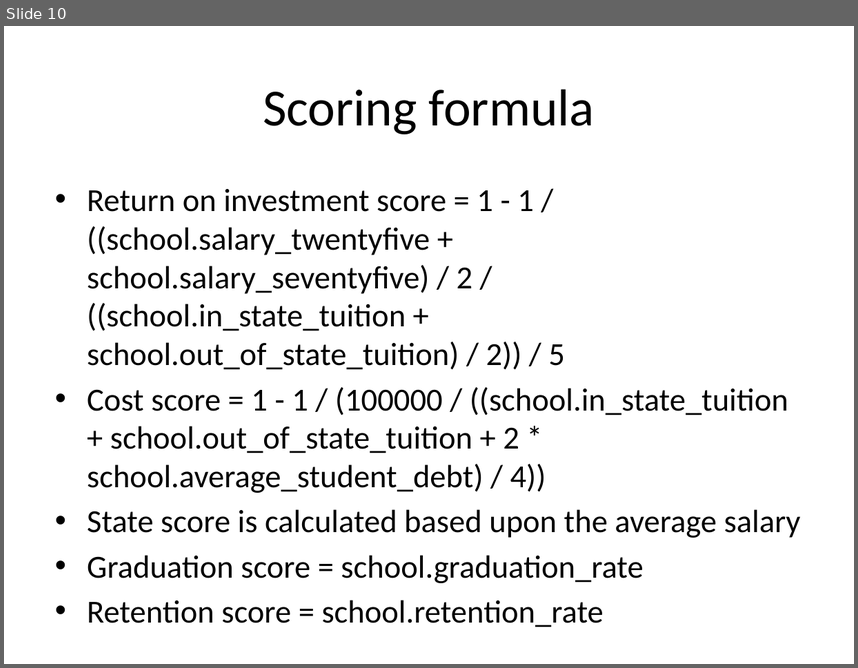
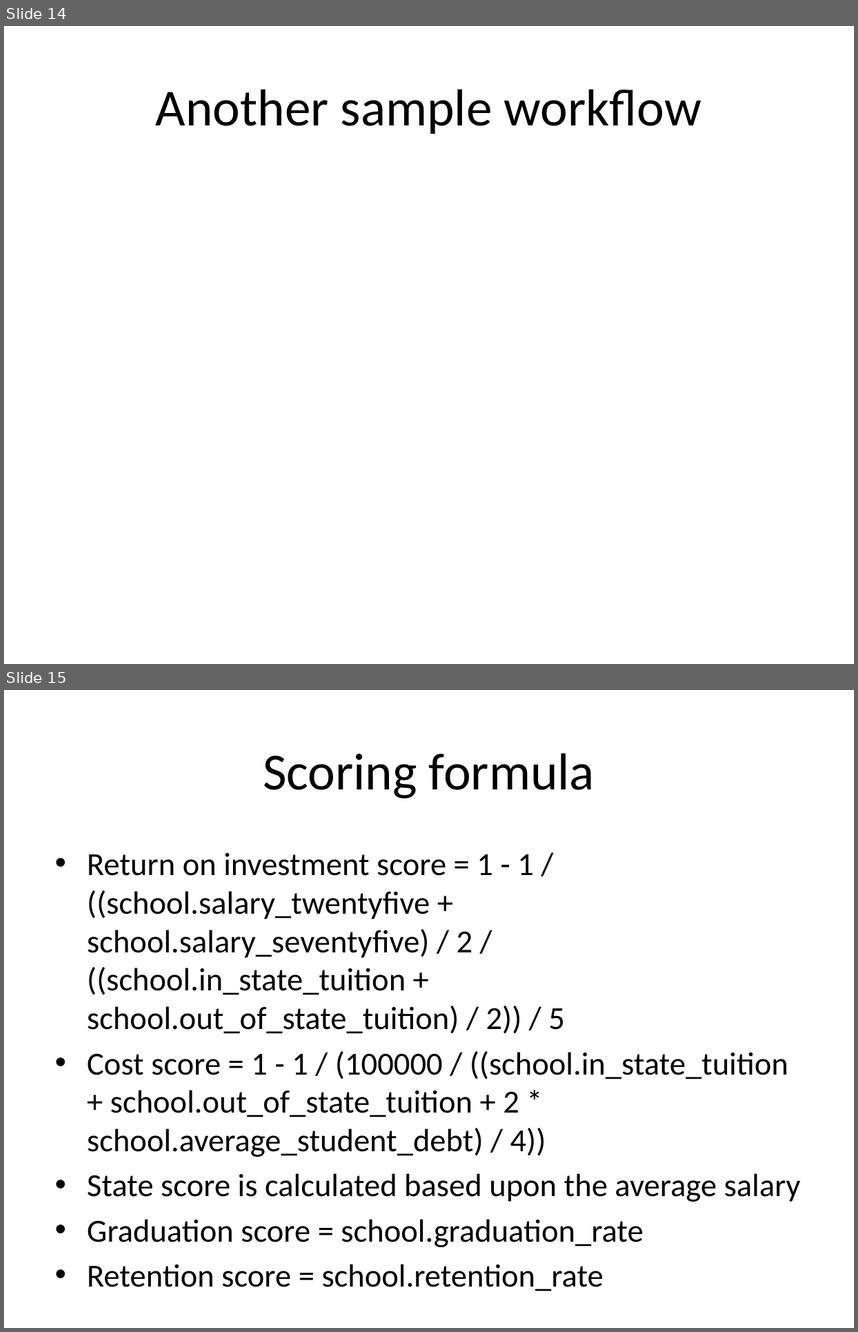
Before and after one commit to vince-xie/College-Costs, a slide deck: DatabasesProject.pptx. Shown one above the other, each under a label of ours: slide 10 before the commit, slides 14 and 15 after it. The pictures are 858x668 and 858x1332 pixels, drawn with LibreOffice and Linux fonts; fonts in the diff are those of the drawing. Boxes give left, top, right and bottom in pixels: in the first picture for what was removed or moved away, otherwise in the second. Text is boxed around its words. In the diff, an @@ line names an element or a change of style, - is before the commit and + after.

```diff
--- a/DatabasesProject.pptx
+++ b/DatabasesProject.pptx
@@ slide 14 added at bbox=[4, 26, 854, 664], background #FFFFFF @@
@@ title added at bbox=[156, 89, 702, 134], 44 pt, text #000000 @@
+Another sample workflow
@@ what was slide 10 is now slide 15 @@
```
Also in this commit, not shown: 5 slides changed, 4 other slides added, 3 other files.
